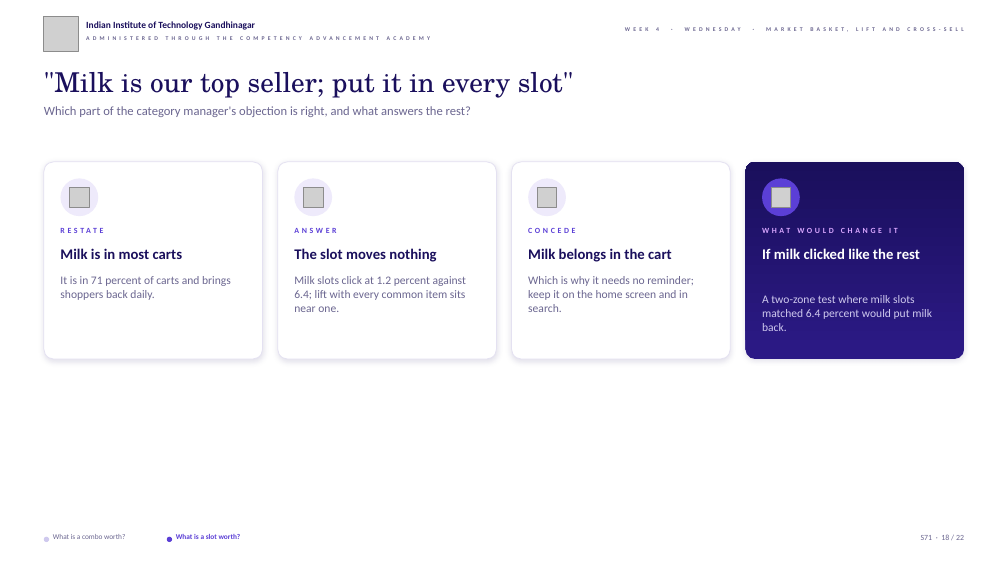
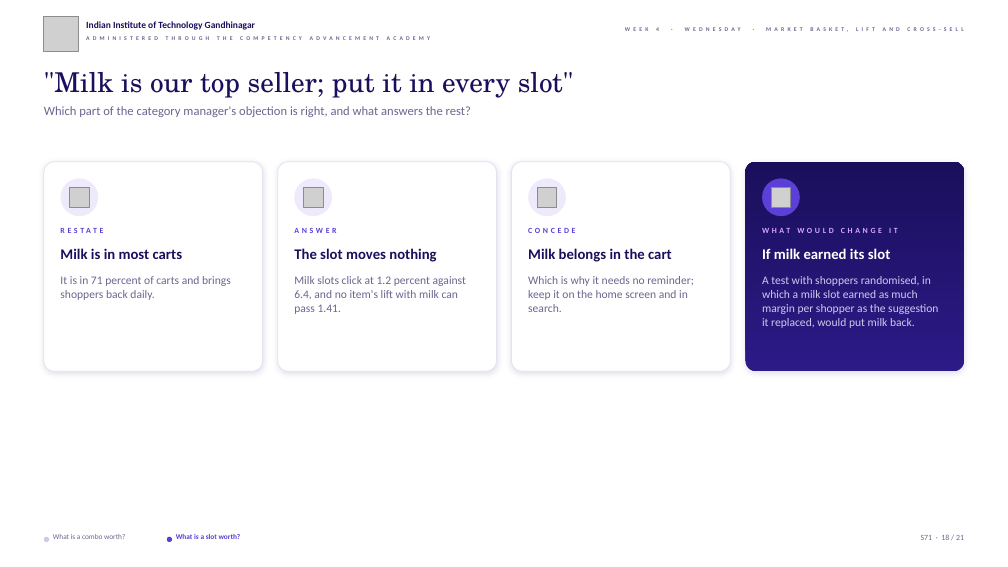
Before and after one commit to fde-academy-lab/c2-content-factory, a slide deck: slide 18 of content/W04/D3/slides/C2_W04_D03_half2_STUDENT.pptx. Drawn at 1008x567 pixels with LibreOffice and Linux fonts; fonts in the diff are those of the drawing; grey boxes stand for pictures; background and template pictures are left out. Boxes give left, top, right and bottom in pixels: in the first picture for what was removed or moved away, otherwise in the second. Text is boxed around its words. In the diff, an @@ line names an element or a change of style, - is before the commit and + after.

```diff
--- a/content/W04/D3/slides/C2_W04_D03_half2_STUDENT.pptx
+++ b/content/W04/D3/slides/C2_W04_D03_half2_STUDENT.pptx
@@ rounded rectangle: place and size @@
-rounded rectangle at [44,162,262,359]
+rounded rectangle at [44,162,262,371]
@@ rounded rectangle: place and size @@
-rounded rectangle at [278,162,496,359]
+rounded rectangle at [278,162,496,371]
@@ rounded rectangle: place and size @@
-rounded rectangle at [512,162,730,359]
+rounded rectangle at [512,162,730,371]
@@ rounded rectangle: place and size @@
-rounded rectangle at [746,162,964,359]
+rounded rectangle at [746,162,964,371]
@@ text at [762,248,890,259]: text changed @@
-If milk clicked like the rest
+If milk earned its slot
@@ text at [294,276,466,314]: text changed @@
-Milk slots click at 1.2 percent against 6.4; lift with every common item sits near one.
+Milk slots click at 1.2 percent against 6.4, and no item's lift with milk can pass 1.41.
@@ text at [762,276,938,328]: text changed @@
-A two-zone test where milk slots matched 6.4 percent would put milk back.
+A test with shoppers randomised, in which a milk slot earned as much margin per shopper as the suggestion it replaced, would put milk back.
```
Also in this commit, not shown: 20 other slides changed, 1 slide removed, 3 other files.
